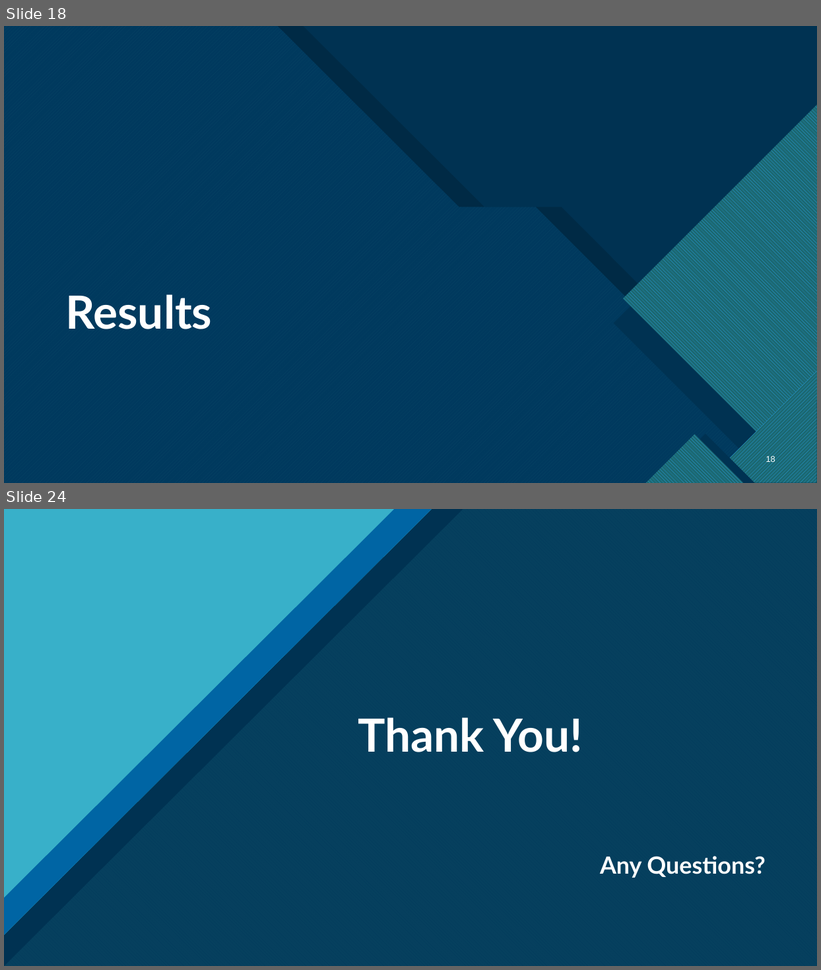
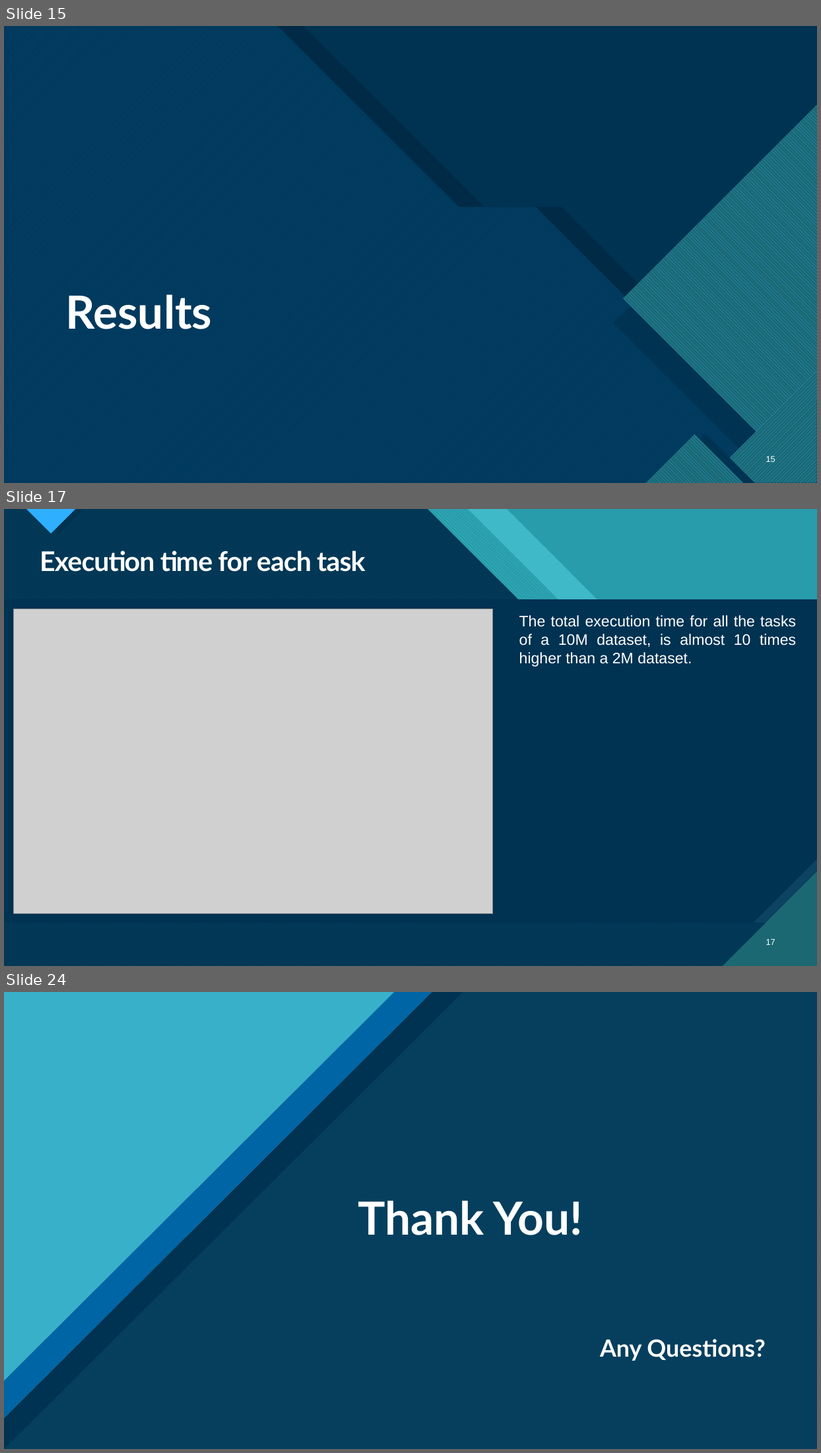
Before and after one commit to MnAppsNet/DominanceQueries, a slide deck: reports/report_presentation.pptx. Shown one above the other, each under a label of ours: slides 18 and 24 before the commit, slides 15, 17 and 24 after it; the slides between them are not shown. The pictures are 821x970 and 821x1453 pixels, drawn with LibreOffice and Linux fonts; fonts in the diff are those of the drawing; grey boxes stand for pictures; background and template pictures are left out; a plain dark background stands for a picture behind light text. Boxes give left, top, right and bottom in pixels: in the first picture for what was removed or moved away, otherwise in the second. Text is boxed around its words. In the diff, an @@ line names an element or a change of style, - is before the commit and + after.

```diff
--- a/reports/report_presentation.pptx
+++ b/reports/report_presentation.pptx
@@ slide 17 added at [4,509,817,966], background picture (left out); not listed: 13 template elements that a slide beside it also shows @@
@@ rectangle added at [4,509,817,966], fill #299CAB @@
@@ rectangle added at [4,509,817,966], fill #299CAB @@
@@ freeform shape added at [4,509,817,966], fill #47C3D3 at 74% opacity @@
@@ freeform shape added at [4,509,817,966], fill pattern #47C3D3 on #1B6872 @@
@@ freeform shape added at [4,509,817,966], fill #003352 at 90% opacity @@
@@ title added at [40,551,365,572], 32 pt, text #FFFFFF, bold @@
+Execution time for each task
@@ picture added at [14,609,493,914] @@
@@ text added at [519,615,796,667], 18 pt, text #FFFFFF @@
+The total execution time for all the tasks of a 10M dataset, is almost 10 times higher than a 2M dataset.
@@ page number added at [766,939,776,945], 10 pt, text #FFFFFF @@
+17
@@ what was slide 18 is now slide 15 @@
```
Also in this commit, not shown: 4 slides changed, 6 other slides added, 7 slides removed.
